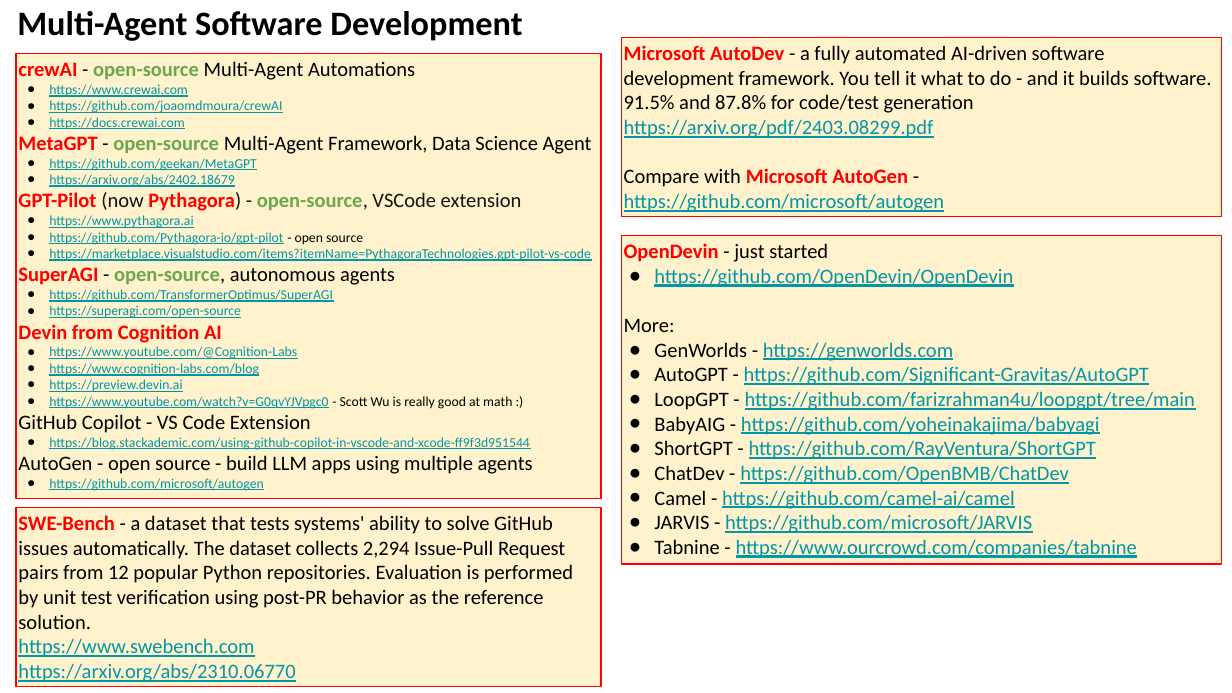
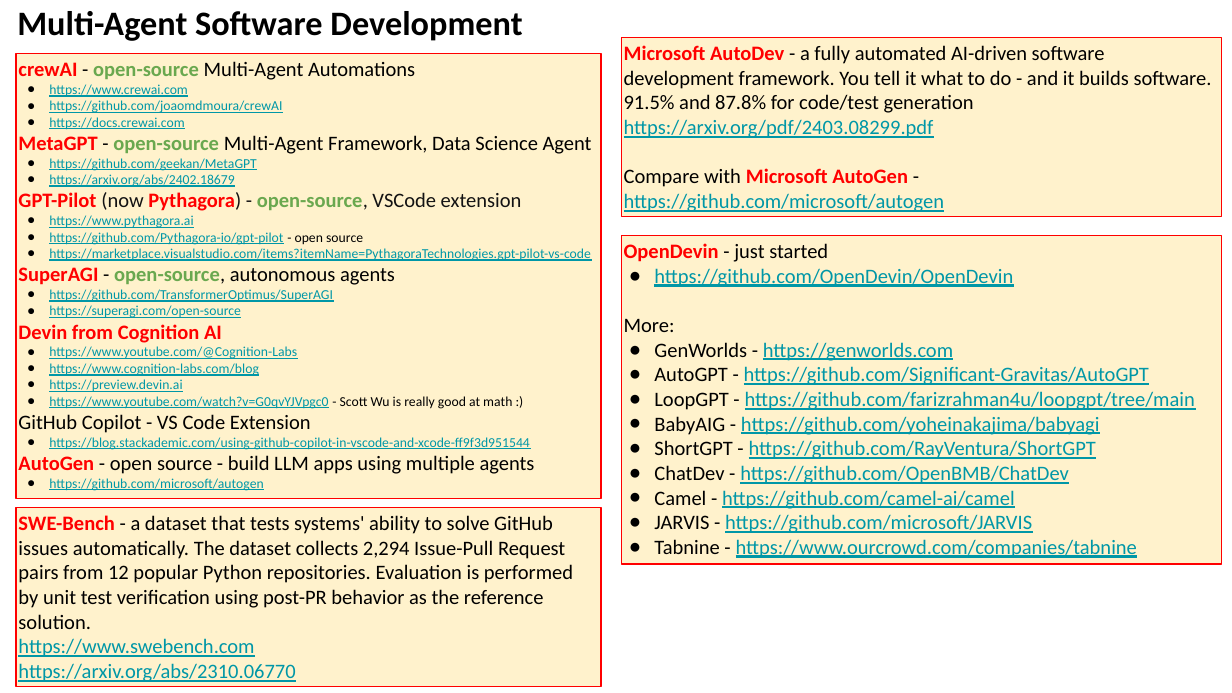
Before and after one commit to lselector/seminar, a slide deck: slide 4 of 2024/2024-03-22-AI-Updates.pptx. Drawn at 1232x693 pixels with LibreOffice and Linux fonts; fonts in the diff are those of the drawing. Boxes give left, top, right and bottom in pixels: in the first picture for what was removed or moved away, otherwise in the second. Text is boxed around its words. In the diff, an @@ line names an element or a change of style, - is before the commit and + after.

```diff
--- a/2024/2024-03-22-AI-Updates.pptx
+++ b/2024/2024-03-22-AI-Updates.pptx
@@ text in rectangle at (18, 455, 535, 474): text colour #000000 to #FF0000, bold on in "AutoGen" @@
```
Also in this commit, not shown: 1 other slide changed.
